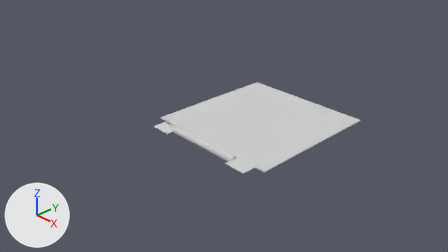
Before and after pictures for a commit that changed the Blender file flat-token/flat.blend.
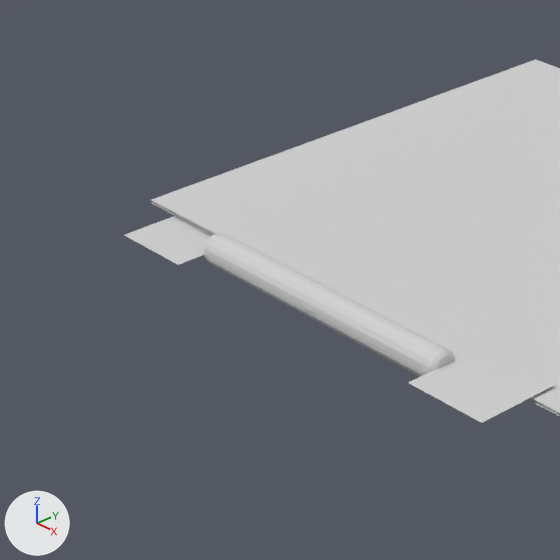
Old and new are each drawn from the file's camera 'Camera' and again close up on the part from 27% to 59% of the width and 27% to 83% of the height. The axes (+X, +Y, +Z) are drawn at lower left. The lights are the same throughout.

The first close-up shows '0FRONT_Plane.005', '1BACK_ICON_Cylinder.000', '1FRONT_ICON_Cylinder.004', 'base', 'colors'.
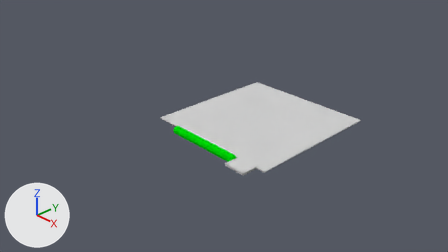
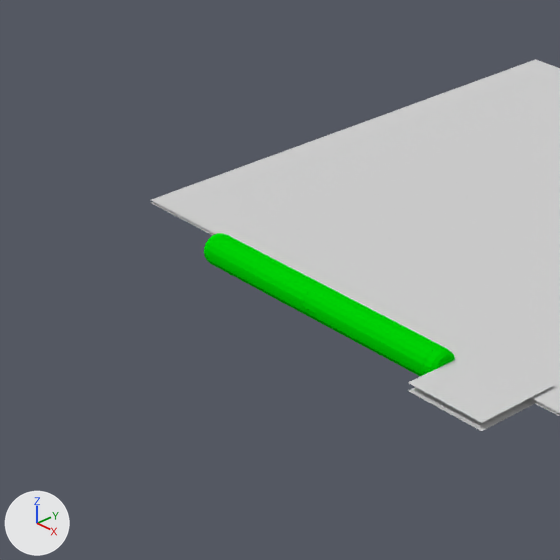
Changed parts and their boxes [x1, y1, x2, y2] in the close-ups (560 x 560 px):
'base', recoloured (white to green)
    both: [208, 235, 443, 376]
'1BACK_ICON_Cylinder.000', moved
    before: [124, 216, 213, 265]
    after: [408, 387, 535, 431]
'colors', recoloured (grey to green)
    both: [204, 233, 455, 375]

The edits, one by one:
Material 'Material.002' (mat_material_002) changes colour from light grey #d1d1d1 to green #00d106; in linear values from (0.64, 0.64, 0.64) to (0.0, 0.64, 0.0017).
Object '1BACK_ICON_Cylinder.000' (ob_1back_icon_cylinder_000) moves from (0.0, 0.0, 0.0) to (2.557, 0.0, 0.0).
